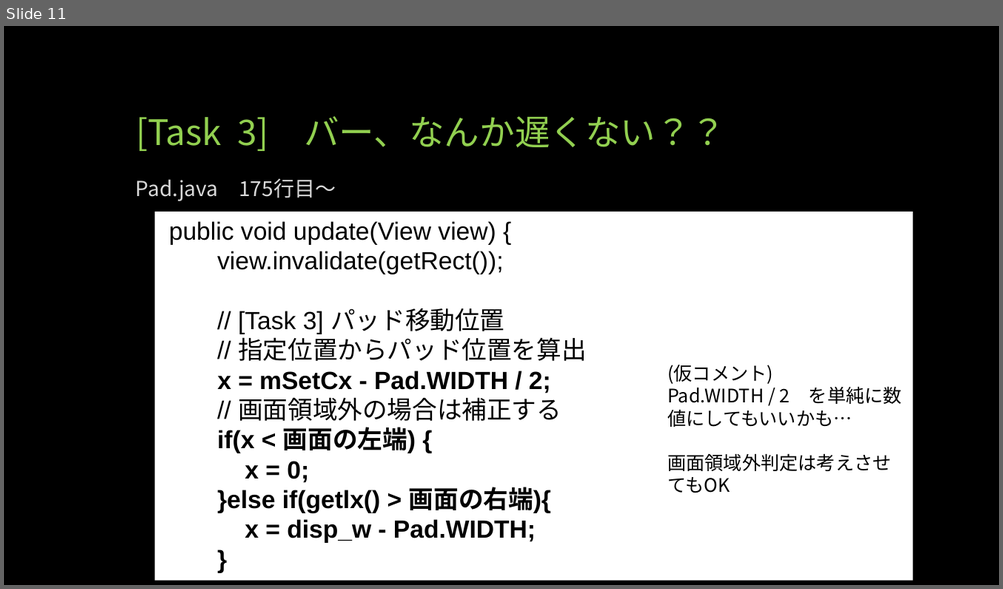
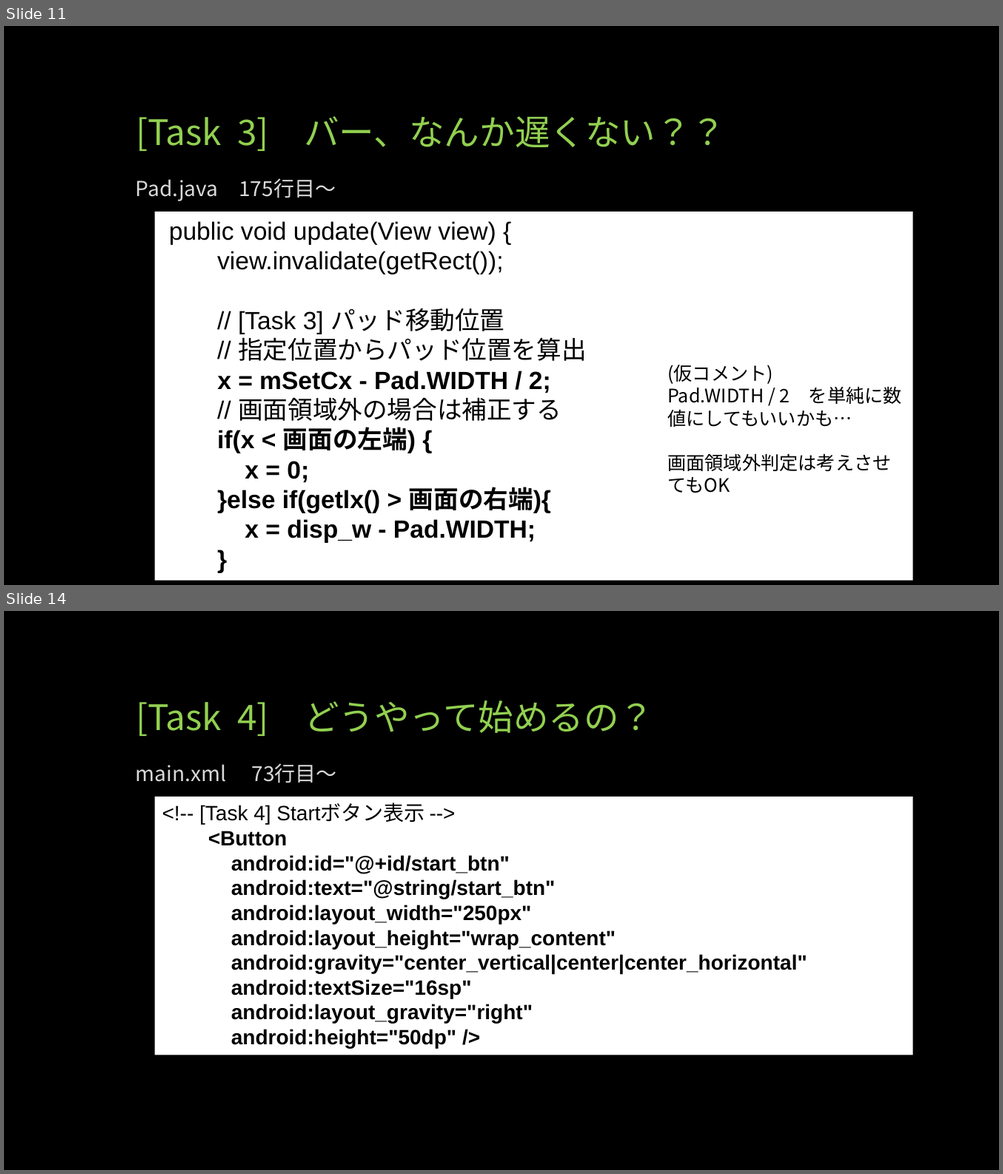
Before and after one commit to webfrontier/BreakOut, a slide deck: doc/インターンスライド資料.pptx. Shown one above the other, each under a label of ours: slide 11 before the commit, slides 11 and 14 after it; the slides between them are not shown. The pictures are 1003x589 and 1003x1174 pixels, drawn with LibreOffice and Linux fonts; fonts in the diff are those of the drawing. Boxes give left, top, right and bottom in pixels: in the first picture for what was removed or moved away, otherwise in the second. Text is boxed around its words. In the diff, an @@ line names an element or a change of style, - is before the commit and + after.

```diff
--- a/doc/インターンスライド資料.pptx
+++ b/doc/インターンスライド資料.pptx
@@ slide 14 added at (4, 611, 999, 1170), background #000000 @@
@@ title added at (136, 701, 654, 736), 34 pt, text #92D050 @@
+[Task 4] どうやって始めるの？
@@ text added at (136, 763, 337, 783), 20 pt, text #D9D9D9 @@
+main.xml 73行目～
@@ rectangle added at (155, 797, 913, 1056), fill #FFFFFF, 20 pt, text #000000, bold @@
+<!-- [Task 4] Startボタン表示 -->
+<Button
+android:id="@+id/start_btn"
+android:text="@string/start_btn"
+android:layout_width="250px"
+android:layout_height="wrap_content"
+android:gravity="center_vertical|center|center_horizontal"
+android:textSize="16sp"
+android:layout_gravity="right"
+android:height="50dp" />
```
Also in this commit, not shown: 1 slide changed, 64 other slides added.
